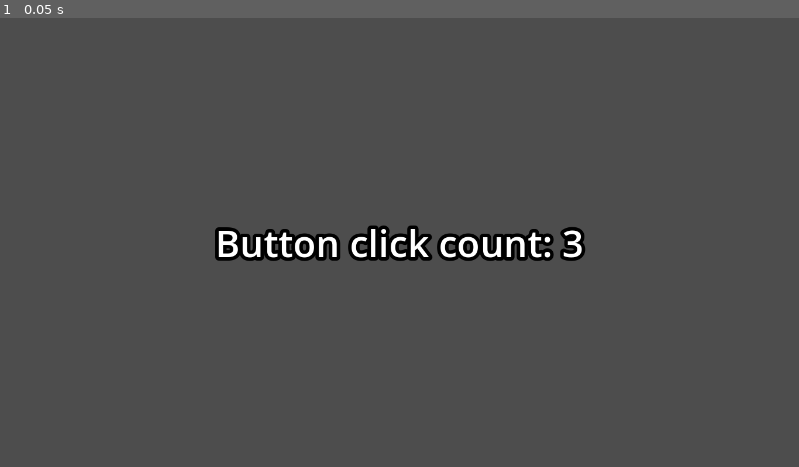
Above: before the commit, frame 1.
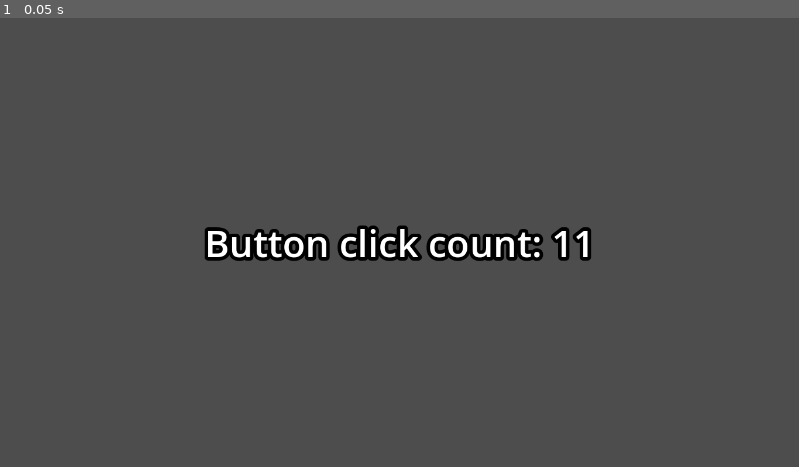
Above: after the commit, the same moment.

Repository: domske/godot-addon-simple-tool-button
Game: Godot game, scene res://main.tscn
Two runs of this game, one before a commit and one after it. Both use one fixed random seed, a clock stepped at 60 frames per second and the inputs below.
Inputs:
- Up to frame 1 (0.05 s): no input

The runs differ from the first frame. In frame 1, 2.1% of the frame differs, in the area x 25-74%, y 46-55%.

Commit message:
Multiple buttons

Diff:
--- a/main.tscn
+++ b/main.tscn
@@ -6,13 +6,40 @@
 
 [node name="MyTool" type="Label3D" parent="."]
 pixel_size = 0.001
-text = "Button click count: 3"
+text = "Button click count: 11"
 font_size = 64
 outline_size = 24
 script = ExtResource("1_rcosi")
-btn_advanced2 = null
-btn_custom_image2 = null
-btn_editor_icon2 = null
+btn_advanced = [{
+"click": Callable(),
+"color": "#FF00FF",
+"icon": "res://icons/check.svg",
+"text": "Custom Icon"
+}]
+btn_custom_image = [{
+"click": Callable(),
+"icon": "res://icons/image.png"
+}]
+btn_editor_icon = [{
+"click": Callable(),
+"fill": true,
+"icon": "Button"
+}]
+btn_mutiple_buttons = [{
+"click": Callable(),
+"color": "success",
+"icon": "Play",
+"text": "Play"
+}, {
+"click": Callable(),
+"color": "danger",
+"icon": "Stop",
+"text": "Stop"
+}]
+btn_compat = {
+"click": Callable(),
+"icon": "Callable"
+}
 
 [node name="Camera3D" type="Camera3D" parent="."]
 transform = Transform3D(1, 0, 0, 0, 1, 0, 0, 0, 1, 0, 0, 0.5)
--- a/my_tool.gd
+++ b/my_tool.gd
@@ -23,22 +23,48 @@
 
 @export_category("Advanced buttons")
 
-@export var btn_advanced = {
-  "icon": "res://icons/check.svg",
-  "color": "#FF00FF",
-  "text": "Custom Icon",
-  "click": func(): update(),
-}
+@export var btn_advanced: Array:
+  get: return [{
+    "icon": "res://icons/check.svg",
+    "color": "#FF00FF",
+    "text": "Custom Icon",
+    "click": func(): update(),
+  }]
 
-@export var btn_custom_image = {
-  "icon": "res://icons/image.png",
-  "click": func(): update(),
-}
+@export var btn_custom_image: Array:
+  get: return [{
+    "icon": "res://icons/image.png",
+    "click": func(): update(),
+  }]
 
-@export var btn_editor_icon = {
-  "icon": "Button",
-  "click": func(): update(),
-}
+@export var btn_editor_icon: Array:
+  get: return [{
+    "icon": "Button",
+    "fill": true,
+    "click": func(): update(),
+  }]
+
+@export var btn_mutiple_buttons: Array:
+  get: return [
+    {
+      "text": "Play",
+      "icon": "Play",
+      "color": "success",
+      "click": func(): update(),
+    },
+    {
+      "text": "Stop",
+      "icon": "Stop",
+      "color": "danger",
+      "click": func(): update(),
+    }
+  ]
+
+@export var btn_compat: Dictionary:
+  get: return {
+    "icon": "Callable",
+    "click": func(): update(),
+  }
 
 func update():
   click_count += 1
Binary file changed: .assets/advanced.png
Not shown, changed: addons/simple_tool_button/inspector.gd
Not shown, changed: addons/simple_tool_button/plugin.cfg
Not shown, changed: README.md
